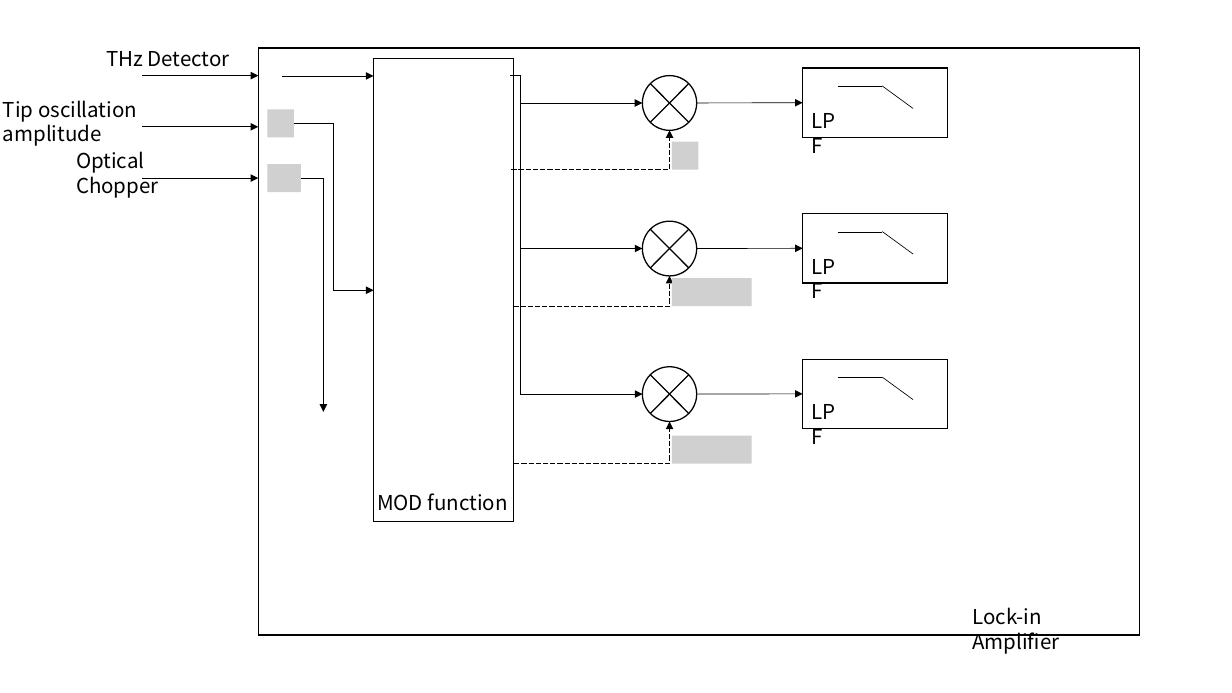
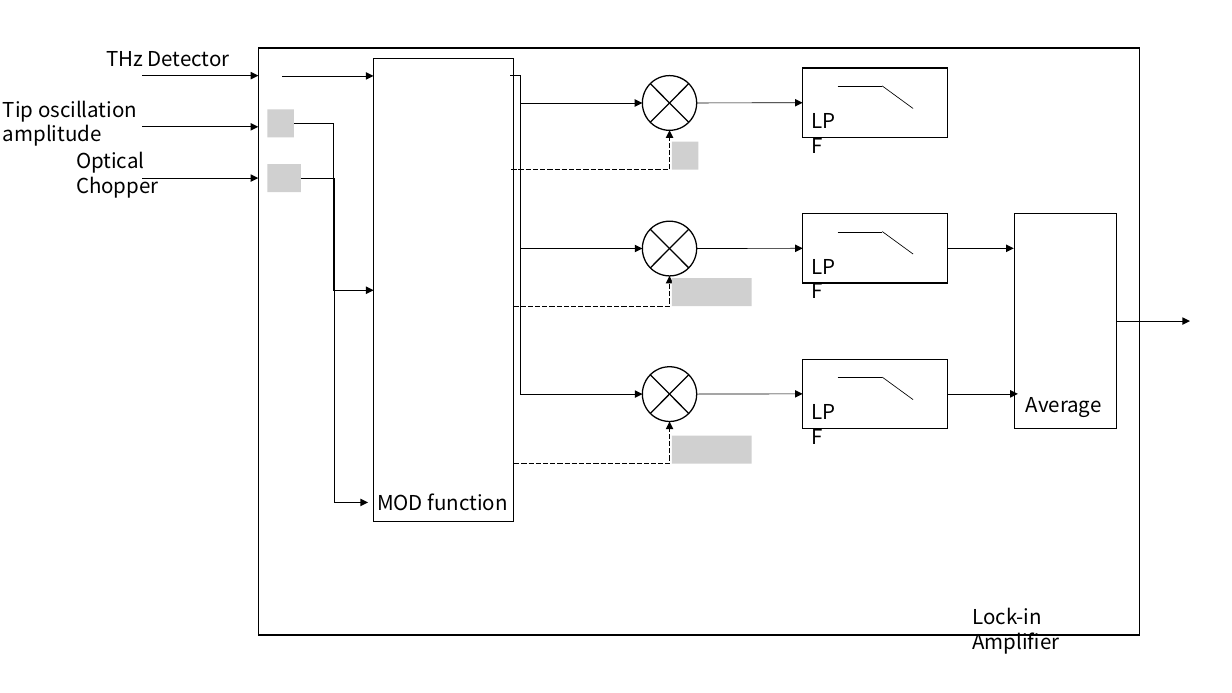
Before and after one commit to jglee96/NBTP_Lab, a slide deck: slide 1 of 랩미팅/201806/Double Lock-in Diagram.pptx. Drawn at 1232x693 pixels with LibreOffice and Linux fonts; fonts in the diff are those of the drawing; grey boxes stand for pictures. Boxes give left, top, right and bottom in pixels: in the first picture for what was removed or moved away, otherwise in the second. Text is boxed around its words. In the diff, an @@ line names an element or a change of style, - is before the commit and + after.

```diff
--- a/랩미팅/201806/Double Lock-in Diagram.pptx
+++ b/랩미팅/201806/Double Lock-in Diagram.pptx
@@ elbow arrow moved from (301, 178) - (323, 412) to (301, 178) - (368, 503) @@
@@ group added at (x1=947, y1=213, x2=1190, y2=429): 3 arrows, 1 rectangle, 1 text @@
+Average
```
Also in this commit, not shown: 1 other file.
